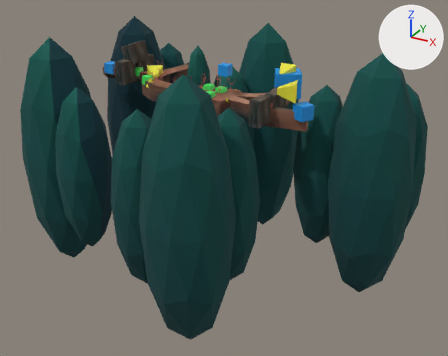
The glTF model assets/levels/demo-courtyard.gltf as it was, and as the next commit left it.
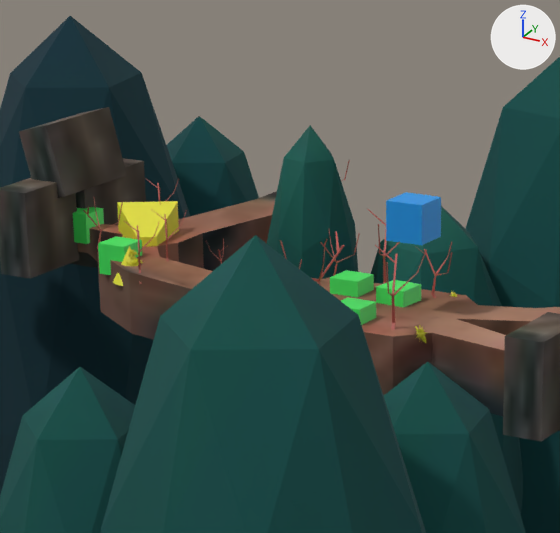
Each version appears first whole from a 50 mm camera at (291.0, -472.0, 128.0) aimed at (65.0, -61.0, -78.0), and next in a close-up on the part from 26% to 59% of the width and 3% to 43% of the height. Lighting does not change. The marker at upper right points along +X, +Y and +Z. Where no turn or scale is listed for an object, it has been applied to the vertices.

Before the edit, the objects in view are built like this:
```python
me_cube_010 = bpy.data.meshes.new('Cube.010')
me_cube_010.from_pydata(...)  # 8 vertices, 12 faces; spans x -3.73..3.73, y -3.73..3.73, z -3.44..3.44
me_cube_010.materials.append(mat_material_004)  # green #46e761
me_cube_018 = bpy.data.meshes.new('Cube.018')
me_cube_018.from_pydata(...)  # a box spanning x -4.13..4.13, y -4.13..4.13, z -4.13..4.13
me_cube_018.materials.append(mat_material_002)  # blue #1b95e7
me_cube_052 = bpy.data.meshes.new('Cube.052')
me_cube_052.from_pydata(...)  # 8 vertices, 12 faces; spans x -9.5..5.6, y -6.9..9.5, z -6.9..6.9
me_cube_052.materials.append(mat_material_003)  # yellow #e7e339
me_cube_151 = bpy.data.meshes.new('Cube.151')
me_cube_151.from_pydata(...)  # a box spanning x -4.1..4.1, y -9.4..9.4, z -9.7..9.7
me_cube_151.materials.append(mat_material)  # picture img_deceptionislsn_webp
ob_cube = bpy.data.objects.new('Cube', me_cube_010)
ob_cube.location = (55.8, -48.9, -9.1)
ob_cube_007 = bpy.data.objects.new('Cube.007', me_cube_018)
ob_cube_007.location = (63.0, -55.4, 10.9)
ob_cube_028 = bpy.data.objects.new('Cube.028', me_cube_052)
ob_cube_028.location = (-14.1, -40.3, -6.1)
ob_cube_066 = bpy.data.objects.new('Cube.066', me_cube_151)
ob_cube_066.location = (105.5, -80.9, -9.1)
# also in view: 'Cube.067' at (-37.0, -25.0, -4.0); 'defaultCube.004' at (33.0, -33.0, -13.0); 'Cube.069' at (-37.0, -35.0, 10.0); 'Cube.035' at (-10.0, -56.0, -6.0); 'Icosphere.008' at (47.0, -149.0, -67.0)
```
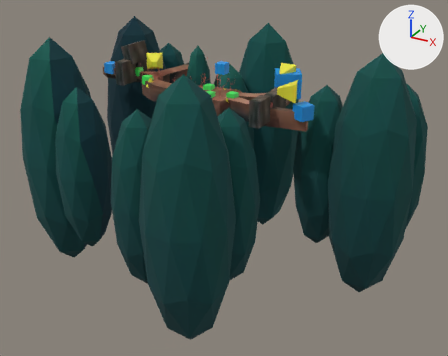
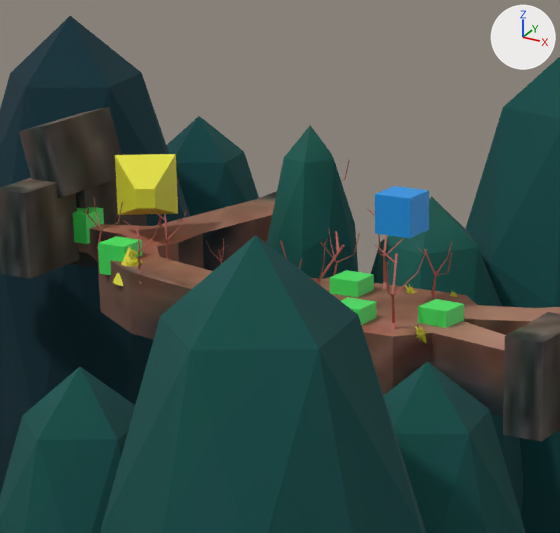
Where the change shows, as pixel boxes [x1, y1, x2, y2] in the close-ups (560 x 533 px):
'Cube.028', moved
    before: [117, 201, 179, 247]
    after: [115, 154, 178, 215]
'Cube.007', moved
    before: [386, 192, 441, 245]
    after: [375, 186, 429, 238]
'Cube', moved
    before: [376, 280, 421, 308]
    after: [418, 299, 464, 328]

The change, as a diff of the scene's bpy script:
```diff
--- a/assets/levels/demo-courtyard.gltf.py
+++ b/assets/levels/demo-courtyard.gltf.py
@@ ob_cube @@
 ob_cube = bpy.data.objects.new('Cube', me_cube_010)
-ob_cube.location = (55.8, -48.9, -9.1)
+ob_cube.location = (70.7, -57.8, -9.1)
@@ ob_cube_007 @@
 ob_cube_007 = bpy.data.objects.new('Cube.007', me_cube_018)
-ob_cube_007.location = (63.0, -55.4, 10.9)
+ob_cube_007.location = (58.1, -51.5, 10.9)
@@ ob_cube_028 @@
 ob_cube_028 = bpy.data.objects.new('Cube.028', me_cube_052)
-ob_cube_028.location = (-14.1, -40.3, -6.1)
+ob_cube_028.location = (-14.1, -40.3, 4.7)
```
